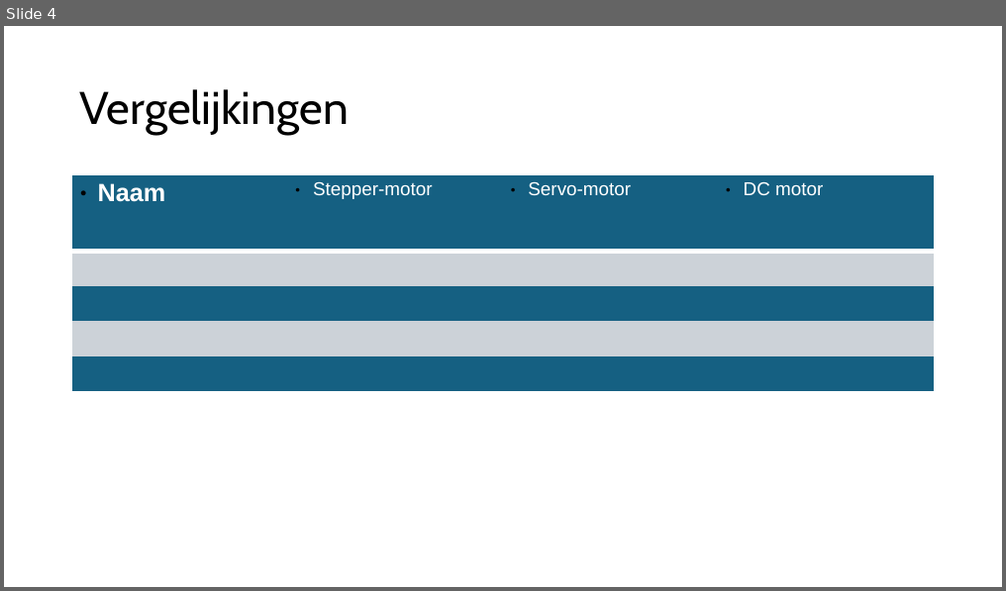
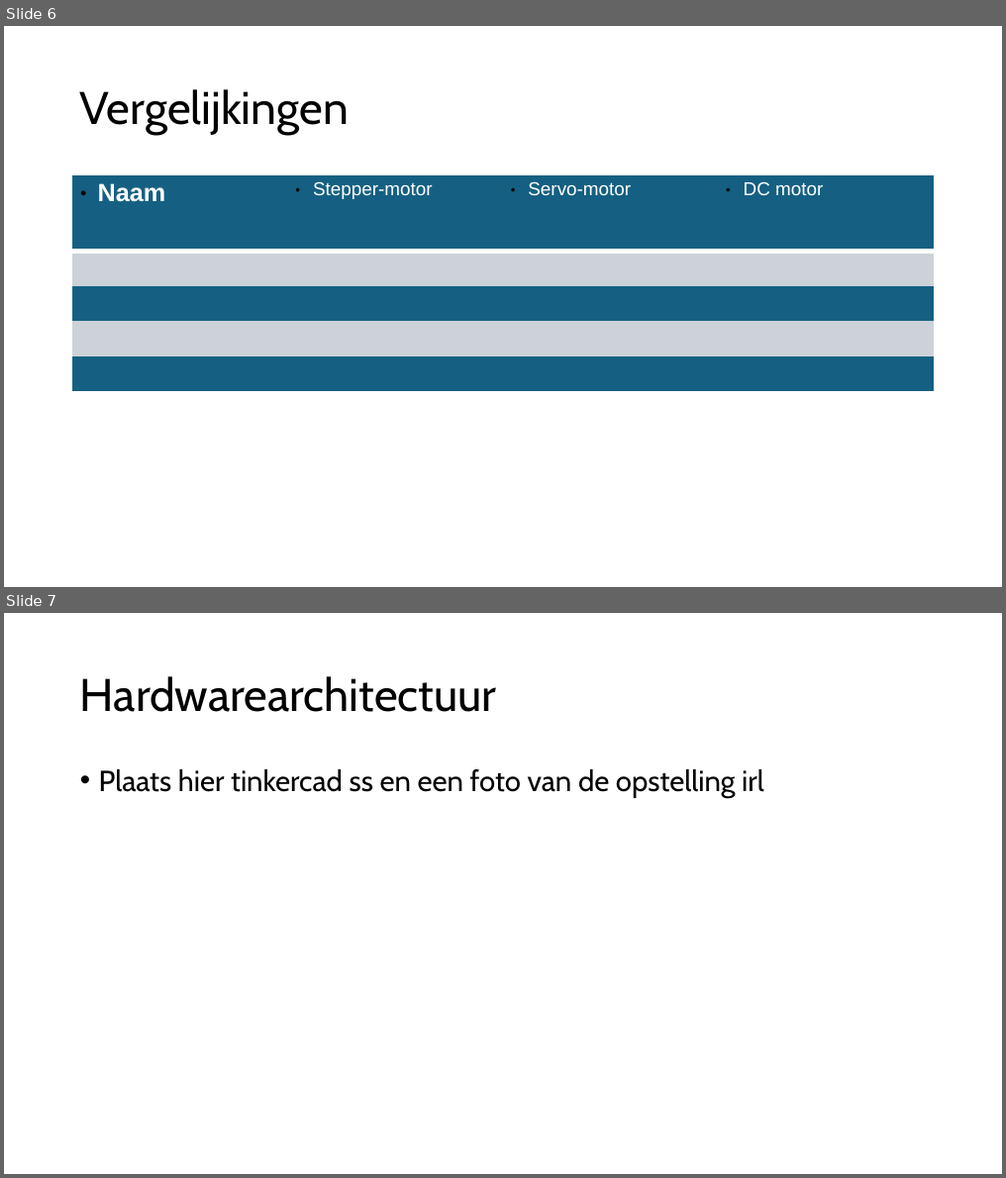
Before and after one commit to delamiro/Embedded-Stepper-Motor, a slide deck: Andere-bestanden/intro.odp. Shown one above the other, each under a label of ours: slide 4 before the commit, slides 6 and 7 after it. The pictures are 1006x591 and 1006x1178 pixels, drawn with LibreOffice and Linux fonts; fonts in the diff are those of the drawing. Boxes give left, top, right and bottom in pixels: in the first picture for what was removed or moved away, otherwise in the second. Text is boxed around its words. In the diff, an @@ line names an element or a change of style, - is before the commit and + after.

```diff
--- a/Andere-bestanden/intro.odp
+++ b/Andere-bestanden/intro.odp
@@ slide 7 added at (4,613,1002,1174), background #FFFFFF @@
@@ title added at (80,676,497,712), 44 pt, text #000000 @@
+Hardwarearchitectuur
@@ text added at (99,769,764,798), 28 pt, text #000000 @@
+• Plaats hier tinkercad ss en een foto van de opstelling irl
@@ what was slide 4 is now slide 6 @@
```
Also in this commit, not shown: 1 slide changed, 2 other slides added.
